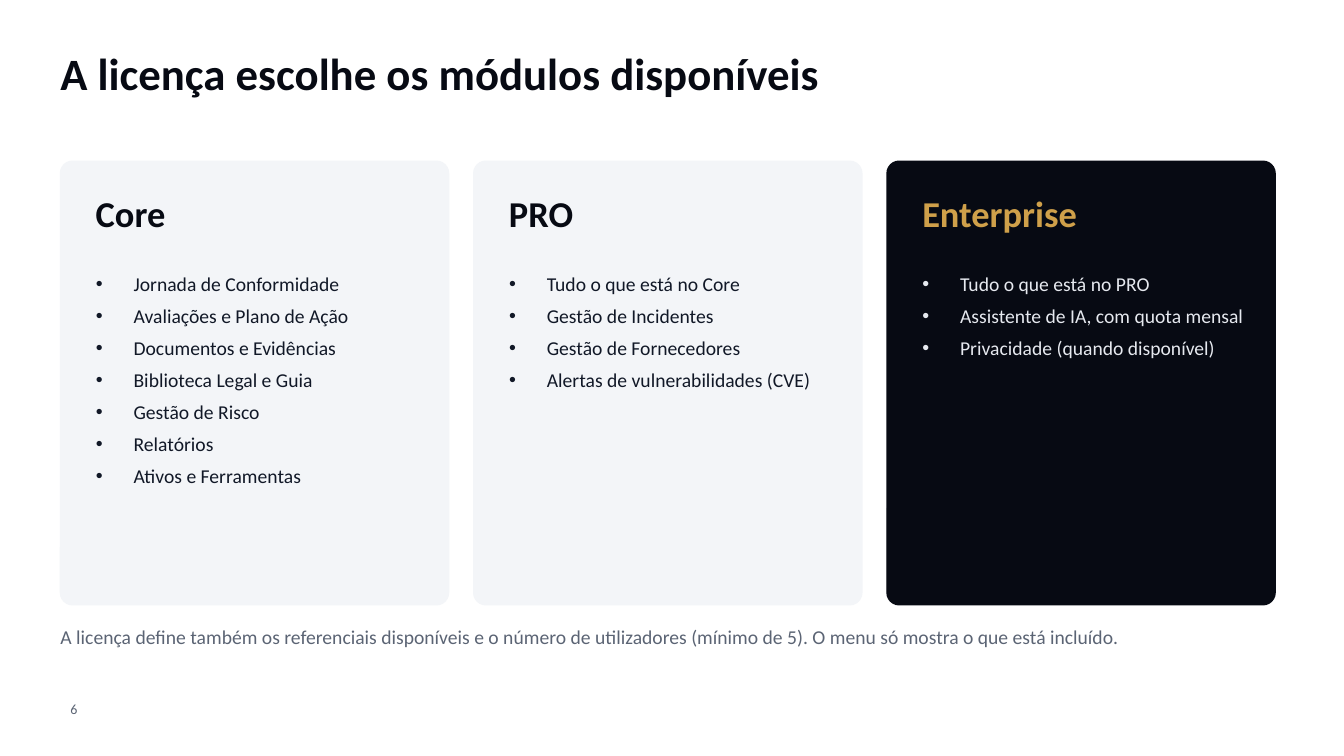
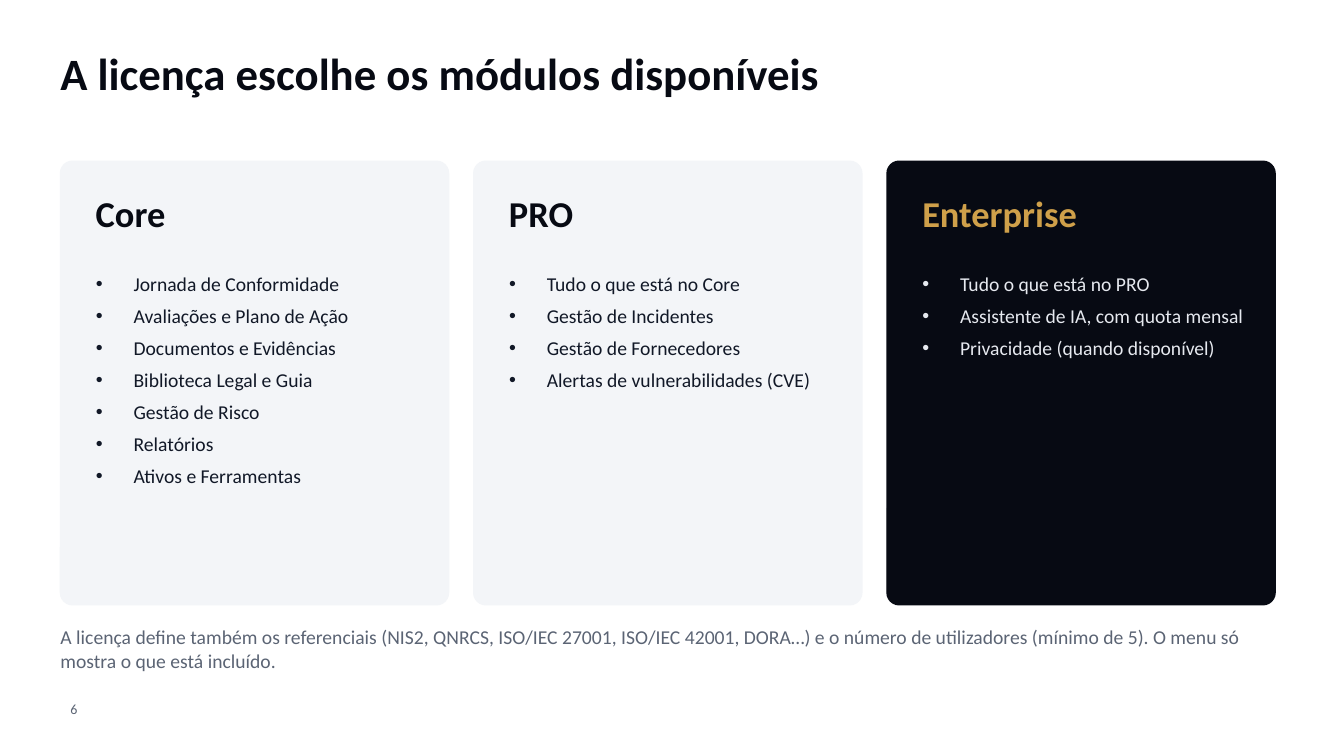
Before and after one commit to dbastoscarvalho23/Securematurity, a slide deck: slide 6 of docs/onboarding/AnkoraOne-Apresentacao-Onboarding.pptx. Drawn at 1344x756 pixels with LibreOffice and Linux fonts; fonts in the diff are those of the drawing; background and template pictures are left out. Boxes give left, top, right and bottom in pixels: in the first picture for what was removed or moved away, otherwise in the second. Text is boxed around its words. In the diff, an @@ line names an element or a change of style, - is before the commit and + after.

```diff
--- a/docs/onboarding/AnkoraOne-Apresentacao-Onboarding.pptx
+++ b/docs/onboarding/AnkoraOne-Apresentacao-Onboarding.pptx
@@ text at [60,630,1239,671]: text changed @@
-A licença define também os referenciais disponíveis e o número de utilizadores (mínimo de 5). O menu só mostra o que está incluído.
+A licença define também os referenciais (NIS2, QNRCS, ISO/IEC 27001, ISO/IEC 42001, DORA…) e o número de utilizadores (mínimo de 5). O menu só mostra o que está incluído.
```
Also in this commit, not shown: 7 other slides changed, 2 slides added, 12 other files.
